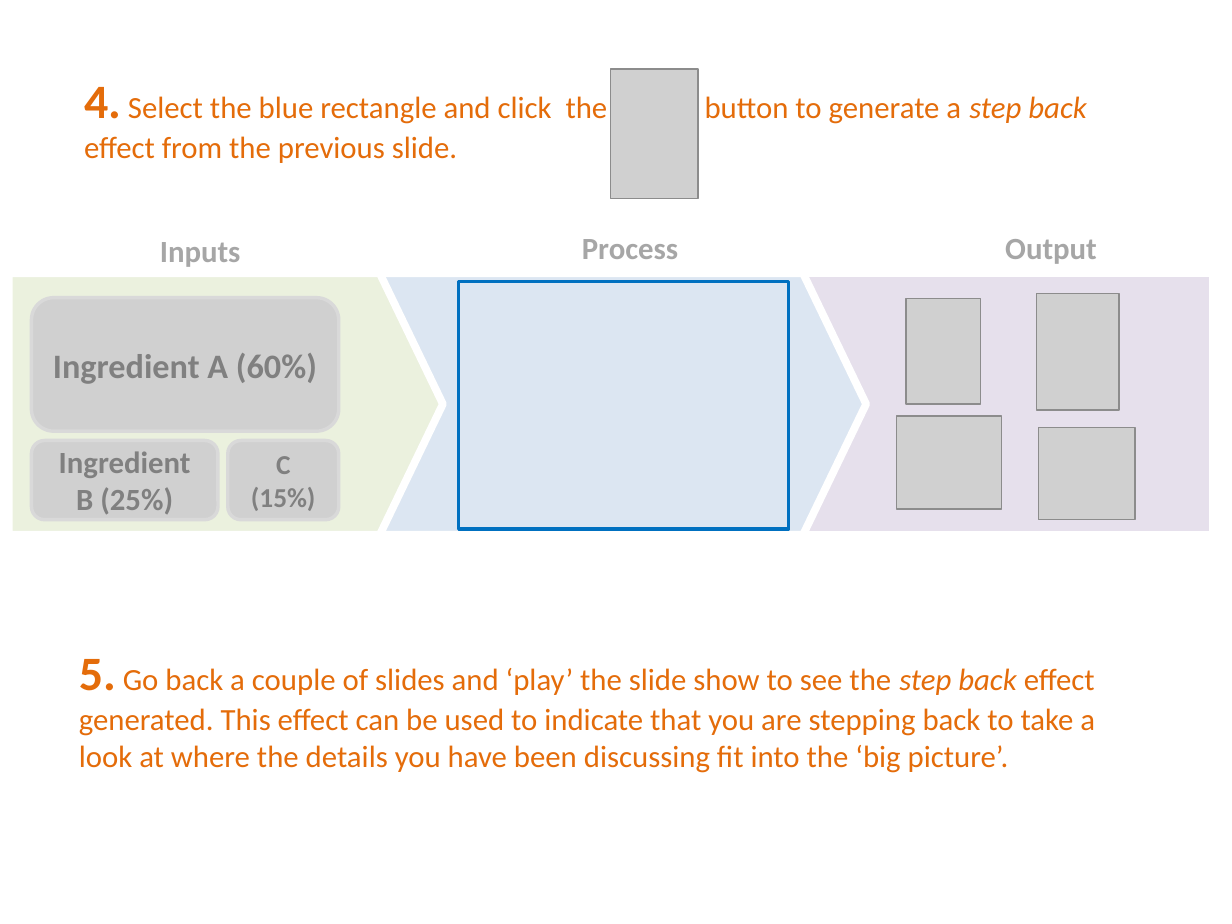
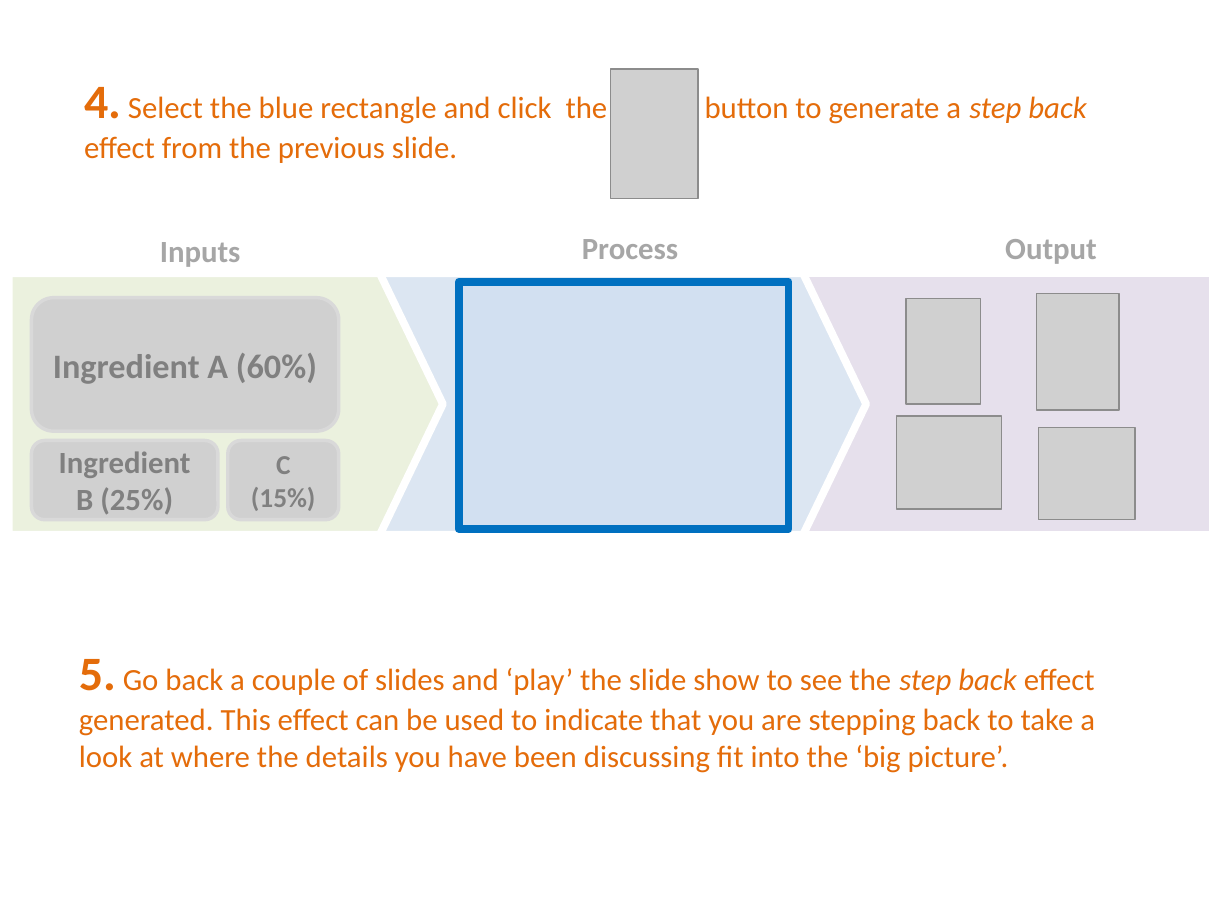
Before and after one commit to PowerPointLabs/PowerPointLabs, a slide deck: slide 22 of doc/PowerPointLabs Quick Tutorial.pptx (slide 21 before the commit). Drawn at 1232x924 pixels with LibreOffice and Linux fonts; fonts in the diff are those of the drawing; grey boxes stand for pictures. Boxes give left, top, right and bottom in pixels: in the first picture for what was removed or moved away, otherwise in the second. Text is boxed around its words. In the diff, an @@ line names an element or a change of style, - is before the commit and + after.

```diff
--- a/doc/PowerPointLabs Quick Tutorial.pptx
+++ b/doc/PowerPointLabs Quick Tutorial.pptx
@@ rectangle at box(458, 282, 788, 530): fill #DCE6F2 to #C6D9F1 at 45% opacity; outline #0070C0 2 pt to #0070C0 4.5 pt @@
```
Also in this commit, not shown: 12 other slides changed, 7 slides added.
